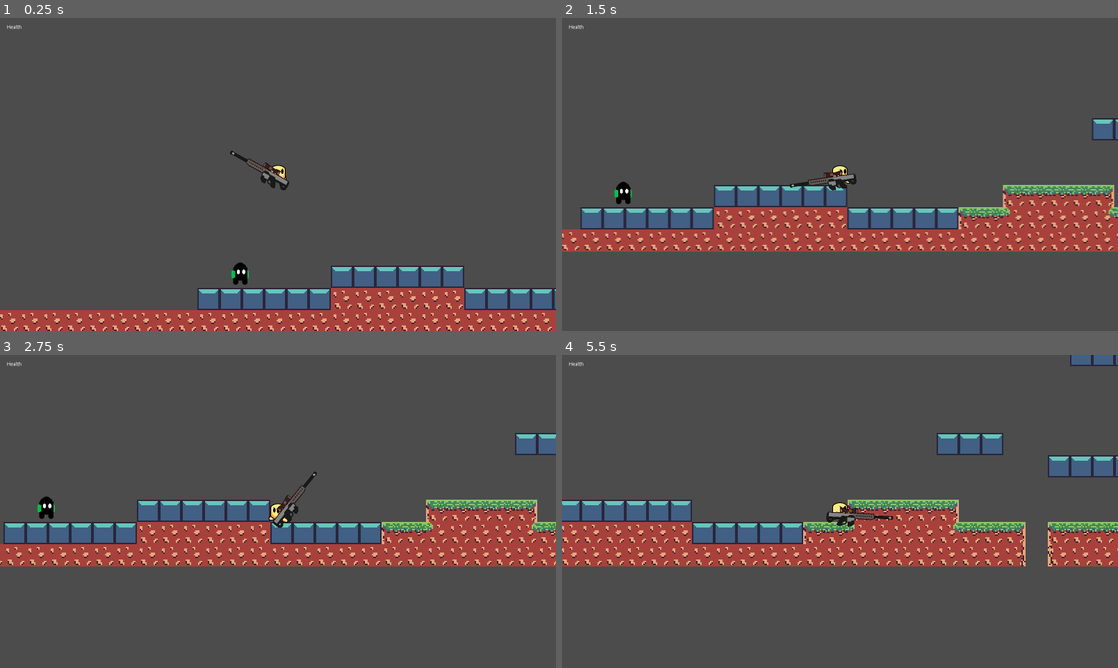
Above: before the commit, frames 1-4 (two rows, left to right).
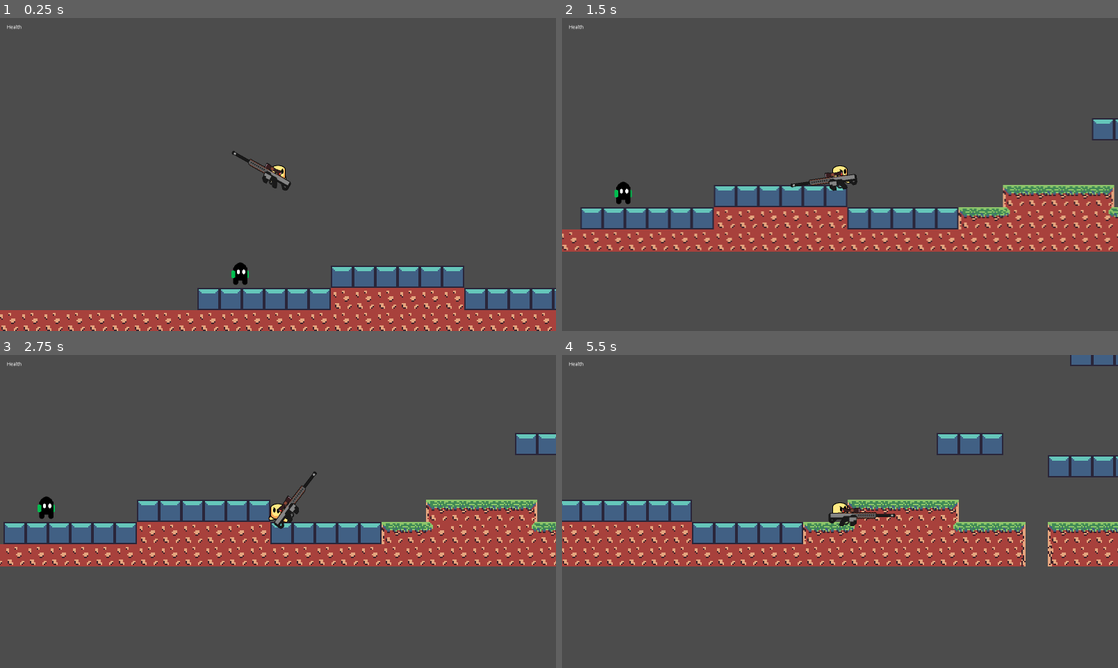
Above: after the commit, the same moments.

Repository: mbway/game-jam-2018
Game: Godot game, scene res://Main.tscn
Two runs of this game, one before a commit and one after it. Both use one fixed random seed, a clock stepped at 60 frames per second and the inputs below.
Inputs (mouse positions are in pixels of both pictures, inside the frame that each line leads up to):
- Up to frame 1 (0.25 s): no input
- Up to frame 2 (1.5 s): move the mouse to (962, 158) at 0.52 s; press the mouse at (962, 158) at 0.53 s; hold Right (ui_right) from 0.53 s (still down); tap Up (ui_up) at 0.77 s; move the mouse to (728, 190) at 1.27 s; release the mouse at (728, 190) at 1.28 s; click (728, 190) at 1.35 s
- Up to frame 3 (2.75 s): tap Up (ui_up) at 1.52 s; move the mouse to (333, 442) at 2.02 s; release Right (ui_right) at 2.03 s; press the mouse at (333, 442) at 2.03 s; hold Left (ui_left) from 2.03 s (still down)
- Up to frame 4 (5.5 s): move the mouse to (812, 574) at 2.77 s; release Left (ui_left) at 2.78 s; release the mouse at (812, 574) at 2.78 s; hold Right (ui_right) 2.78-4.28 s; click (812, 574) at 2.85 s; tap Up (ui_up) at 3.02, 3.77, 4.52 s; move the mouse to (1006, 558) at 3.52 s; press the mouse at (1006, 558) at 3.53 s; move the mouse to (673, 464) at 4.27 s; release the mouse at (673, 464) at 4.28 s; hold Left (ui_left) 4.28-5.03 s; click (673, 464) at 4.35 s; move the mouse to (867, 511) at 5.02 s; press the mouse at (867, 511) at 5.03 s; hold Right (ui_right) from 5.03 s (still down)

The runs differ from the first frame. In frame 1, 0.2% of the frame differs, in the area x 41-53%, y 42-56%; in frame 2, 0.1%; in frame 3, 0.2%; in frame 4, 0.3%, in the area x 47-60%, y 48-55%.

Commit message:
Sniper more

Diff:
--- a/Player.tscn
+++ b/Player.tscn
@@ -11,17 +11,16 @@
 [ext_resource path="res://Assets/Placeholders/Player_run/Player_Run6.png" type="Texture" id=9]
 [ext_resource path="res://Assets/Placeholders/Player_run/Player_Run7.png" type="Texture" id=10]
 [ext_resource path="res://Assets/Placeholders/Player_run/Player_Run8.png" type="Texture" id=11]
-[ext_resource path="res://Assets/Placeholders/Player_jumpDownn/Player_jumpdown1.png" type="Texture" id=12]
-[ext_resource path="res://Assets/Placeholders/Player_jumpDownn/Player_jumpdown2.png" type="Texture" id=13]
-[ext_resource path="res://Assets/Placeholders/Player_jumpDownn/Player_jumpdown3.png" type="Texture" id=14]
-[ext_resource path="res://Assets/Placeholders/Player_jumpDownn/Player_jumpdown4.png" type="Texture" id=15]
-[ext_resource path="res://Assets/Placeholders/Player_jumpUp/Player2_jumpup1.png" type="Texture" id=16]
-[ext_resource path="res://Assets/Placeholders/Player_jumpUp/Player2_jumpup2.png" type="Texture" id=17]
-[ext_resource path="res://Assets/Placeholders/Player_jumpUp/Player2_jumpup3.png" type="Texture" id=18]
-[ext_resource path="res://Assets/Placeholders/Player_jumpUp/Player2_jumpup4.png" type="Texture" id=19]
-[ext_resource path="res://Assets/Placeholders/Player_jumpUp/Player2_jumpup5.png" type="Texture" id=20]
+[ext_resource path="res://Assets/Placeholders/Player_jumpUp/Player2_jumpup1.png" type="Texture" id=12]
+[ext_resource path="res://Assets/Placeholders/Player_jumpUp/Player2_jumpup2.png" type="Texture" id=13]
+[ext_resource path="res://Assets/Placeholders/Player_jumpUp/Player2_jumpup3.png" type="Texture" id=14]
+[ext_resource path="res://Assets/Placeholders/Player_jumpUp/Player2_jumpup4.png" type="Texture" id=15]
+[ext_resource path="res://Assets/Placeholders/Player_jumpUp/Player2_jumpup5.png" type="Texture" id=16]
+[ext_resource path="res://Assets/Placeholders/Player_jumpDownn/Player_jumpdown1.png" type="Texture" id=17]
+[ext_resource path="res://Assets/Placeholders/Player_jumpDownn/Player_jumpdown2.png" type="Texture" id=18]
+[ext_resource path="res://Assets/Placeholders/Player_jumpDownn/Player_jumpdown3.png" type="Texture" id=19]
+[ext_resource path="res://Assets/Placeholders/Player_jumpDownn/Player_jumpdown4.png" type="Texture" id=20]
 [ext_resource path="res://Weapons/Sniper.tscn" type="PackedScene" id=21]
-
 
 [sub_resource type="SpriteFrames" id=1]
 
@@ -36,15 +35,15 @@
 "name": "run",
 "speed": 10.0
 }, {
-"frames": [ ExtResource( 12 ), ExtResource( 13 ), ExtResource( 14 ), ExtResource( 15 ) ],
+"frames": [ ExtResource( 12 ), ExtResource( 13 ), ExtResource( 14 ), ExtResource( 15 ), ExtResource( 16 ) ],
+"loop": false,
+"name": "jump",
+"speed": 14.0
+}, {
+"frames": [ ExtResource( 17 ), ExtResource( 18 ), ExtResource( 19 ), ExtResource( 20 ) ],
 "loop": false,
 "name": "fall",
 "speed": 8.0
-}, {
-"frames": [ ExtResource( 16 ), ExtResource( 17 ), ExtResource( 18 ), ExtResource( 19 ), ExtResource( 20 ) ],
-"loop": false,
-"name": "jump",
-"speed": 14.0
 } ]
 _sections_unfolded = [ "Resource" ]
 
@@ -78,4 +77,5 @@
 
 [node name="Gun" parent="." index="2" instance=ExtResource( 21 )]
 
-position = Vector2( 2.64078, -4.40128 )
+position = Vector2( 6.93356, -0.323139 )
+_sections_unfolded = [ "Transform" ]
--- a/Weapons/Sniper.gd
+++ b/Weapons/Sniper.gd
@@ -8,9 +8,12 @@
 	pass
 
 func _process(delta):
+	$Flare.enabled = false
 	if Input.is_action_just_pressed('fire'):
 		shoot()
 
 func shoot():
+	$Sound.play()
+	$Flare.enabled = true
 	var bullet = bullet_scene.instance()
 	bullet.setup(self, shoot_vel)
--- a/Weapons/Sniper.tscn
+++ b/Weapons/Sniper.tscn
@@ -1,8 +1,9 @@
-[gd_scene load_steps=3 format=2]
+[gd_scene load_steps=5 format=2]
 
 [ext_resource path="res://Weapons/Sniper.gd" type="Script" id=1]
 [ext_resource path="res://Assets/weapons/sniper.png" type="Texture" id=2]
-
+[ext_resource path="res://Assets/weapons/Sniper.wav" type="AudioStream" id=3]
+[ext_resource path="res://Assets/weapons/sniper_flare.png" type="Texture" id=4]
 
 [node name="Sniper" type="Node2D"]
 
@@ -11,7 +12,7 @@
 
 [node name="Sprite" type="Sprite" parent="." index="0"]
 
-position = Vector2( 55.4416, 19.2061 )
+position = Vector2( 56, 16 )
 texture = ExtResource( 2 )
 _sections_unfolded = [ "Offset" ]
 
@@ -19,3 +20,40 @@
 
 position = Vector2( 65.0331, 13.9566 )
 _sections_unfolded = [ "Transform" ]
+
+[node name="Sound" type="AudioStreamPlayer2D" parent="." index="2"]
+
+position = Vector2( 64, 16 )
+stream = ExtResource( 3 )
+volume_db = 0.0
+autoplay = false
+max_distance = 2000.0
+attenuation = 1.0
+bus = "Master"
+area_mask = 1
+
+[node name="Flare" type="Light2D" parent="." index="3"]
+
+position = Vector2( 68, 11 )
+enabled = true
+editor_only = false
+texture = ExtResource( 4 )
+offset = Vector2( 0, 0 )
+texture_scale = 1.0
+color = Color( 1, 1, 1, 1 )
+energy = 10.0
+mode = 0
+range_height = 0.0
+range_z_min = -1024
+range_z_max = 1024
+range_layer_min = 0
+range_layer_max = 0
+range_item_cull_mask = 1
+shadow_enabled = false
+shadow_color = Color( 0, 0, 0, 0 )
+shadow_buffer_size = 2048
+shadow_gradient_length = 0.0
+shadow_filter = 0
+shadow_filter_smooth = 0.0
+shadow_item_cull_mask = 1
+_sections_unfolded = [ "Shadow" ]
Not shown, added: Assets/weapons/Sniper.wav.import
Binary file added: Assets/weapons/sniper_flare.png
Not shown, added: Assets/weapons/sniper_flare.png.import
Not shown, added: Assets/weapons/Sniper.wav
